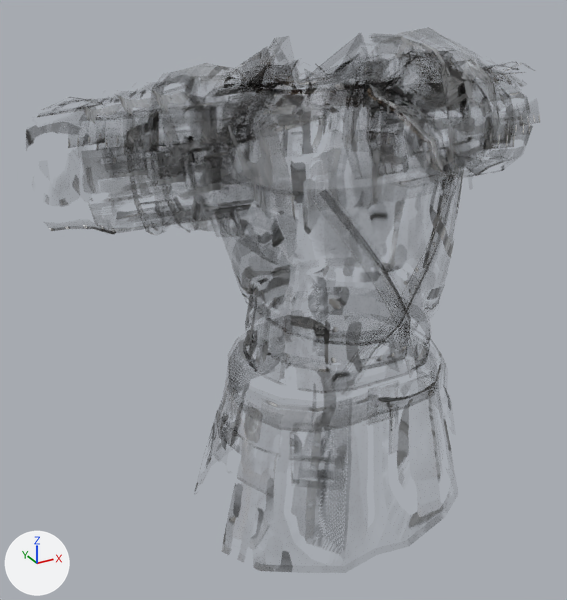
An edit to the glTF model assets/modeles/armures/porte/cuirasse_acier_nordique.glb, drawn before and after from the same camera.
One viewpoint serves both versions: a 50 mm lens placed at (-0.776, -1.19, 1.769), pointed at (-0.082, 0.071, 1.139). The lights are fixed; the arrows at lower left show +X, +Y and +Z. The first picture is the older version. Vertices at exactly the same position are counted once.

Objects in the first picture: 'cuirasse_acier_nordique'.
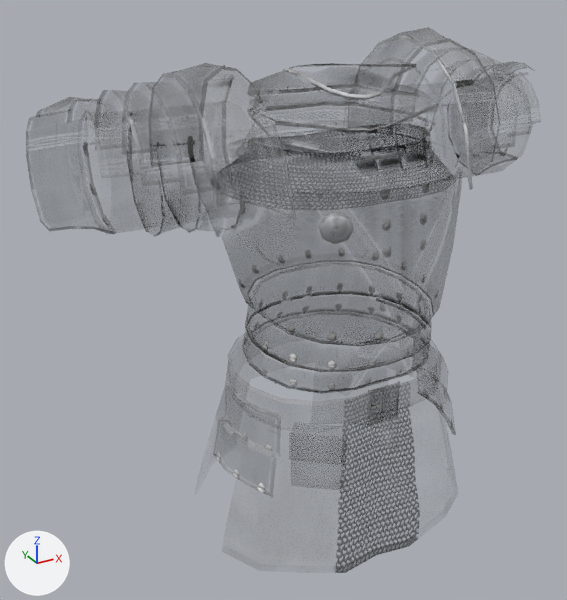
Location of each change, (x1, y1, x2, y2) in pixels of the pictures (567 x 600 px):
'cuirasse_acier_nordique', reshaped
    before: (26, 36, 540, 572)
    after: (26, 29, 539, 573)
part 1 of me_cuirasse_acier_nordique, rebuilt
    before: (183, 36, 470, 129)
    after: (248, 63, 438, 134)
part 2 of me_cuirasse_acier_nordique, rebuilt
    before: (222, 37, 451, 133)
    after: (248, 97, 432, 159)
part 3 of me_cuirasse_acier_nordique, deleted
    before: (90, 41, 484, 343)
part 4 of me_cuirasse_acier_nordique, reshaped
    before: (214, 83, 454, 208)
    after: (209, 57, 456, 211)
part 5 of me_cuirasse_acier_nordique, surface changed
    before: (26, 37, 540, 572)
    after: (26, 29, 538, 573)

What the commit changed:
me_cuirasse_acier_nordique is used by ob_cuirasse_acier_nordique; location (0.0, 0.0, 0.0).
me_cuirasse_acier_nordique had 2710 vertices, 3501 faces and spanned x -0.522..0.522, y -0.209..0.268, z 0.647..1.643.
me_cuirasse_acier_nordique now has 2380 vertices, 3465 faces and spans x -0.522..0.522, y -0.209..0.268, z 0.647..1.643.
me_cuirasse_acier_nordique part 1: the loose piece of 99 vertices spanning x -0.243..0.252, y -0.13..0.199, z 1.478..1.638 is rebuilt with 128 vertices and now spans x -0.183..0.183, y -0.087..0.157, z 1.491..1.587, in mat_acier_patine.
me_cuirasse_acier_nordique part 2: the loose piece of 26 vertices spanning x -0.228..0.241, y -0.126..0.195, z 1.477..1.635 is rebuilt with 84 vertices and now spans x -0.168..0.168, y -0.126..0.173, z 1.456..1.546, in mat_acier_patine.
me_cuirasse_acier_nordique part 3: 131 loose pieces with 620 vertices, spanning x -0.515..0.514, y -0.177..0.254, z 1.039..1.628, are deleted.
me_cuirasse_acier_nordique part 4: 1 vertex moved within x 0.082, y 0.213, z 1.39; 111 vertices removed from x -0.235..0.23, y -0.155..0.213, z 1.389..1.569; 294 vertices added at x -0.423..0.501, y -0.161..0.213, z 1.332..1.595.
me_cuirasse_acier_nordique part 5: 2713 kept faces spanning x -0.522..0.522, y -0.209..0.268, z 0.647..1.643 get new texture (UV) coordinates.
Other edits to the shape of me_cuirasse_acier_nordique do not show in these pictures.
me_cuirasse_acier_nordique no longer uses material mat_fourrure.
